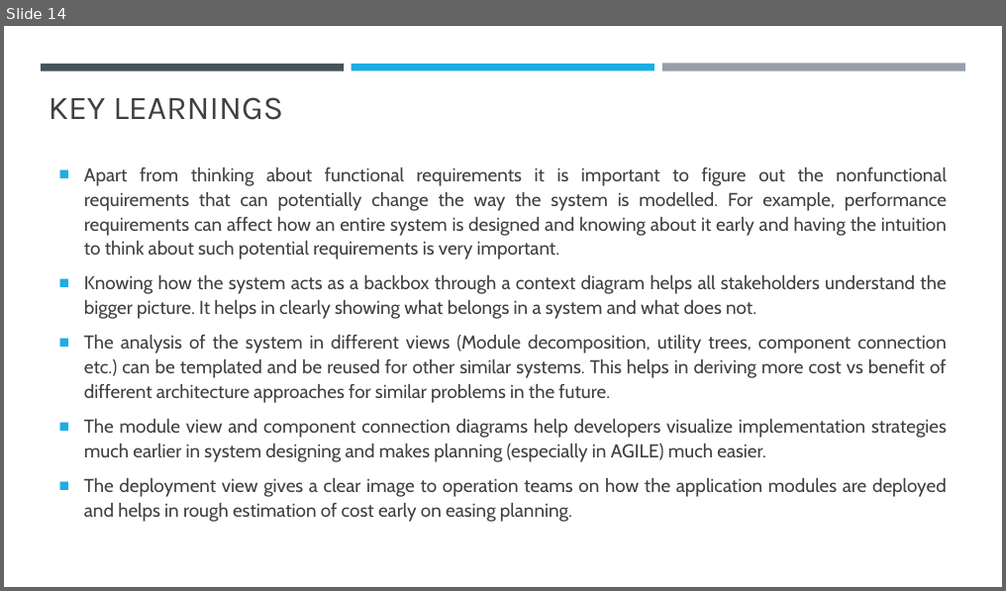
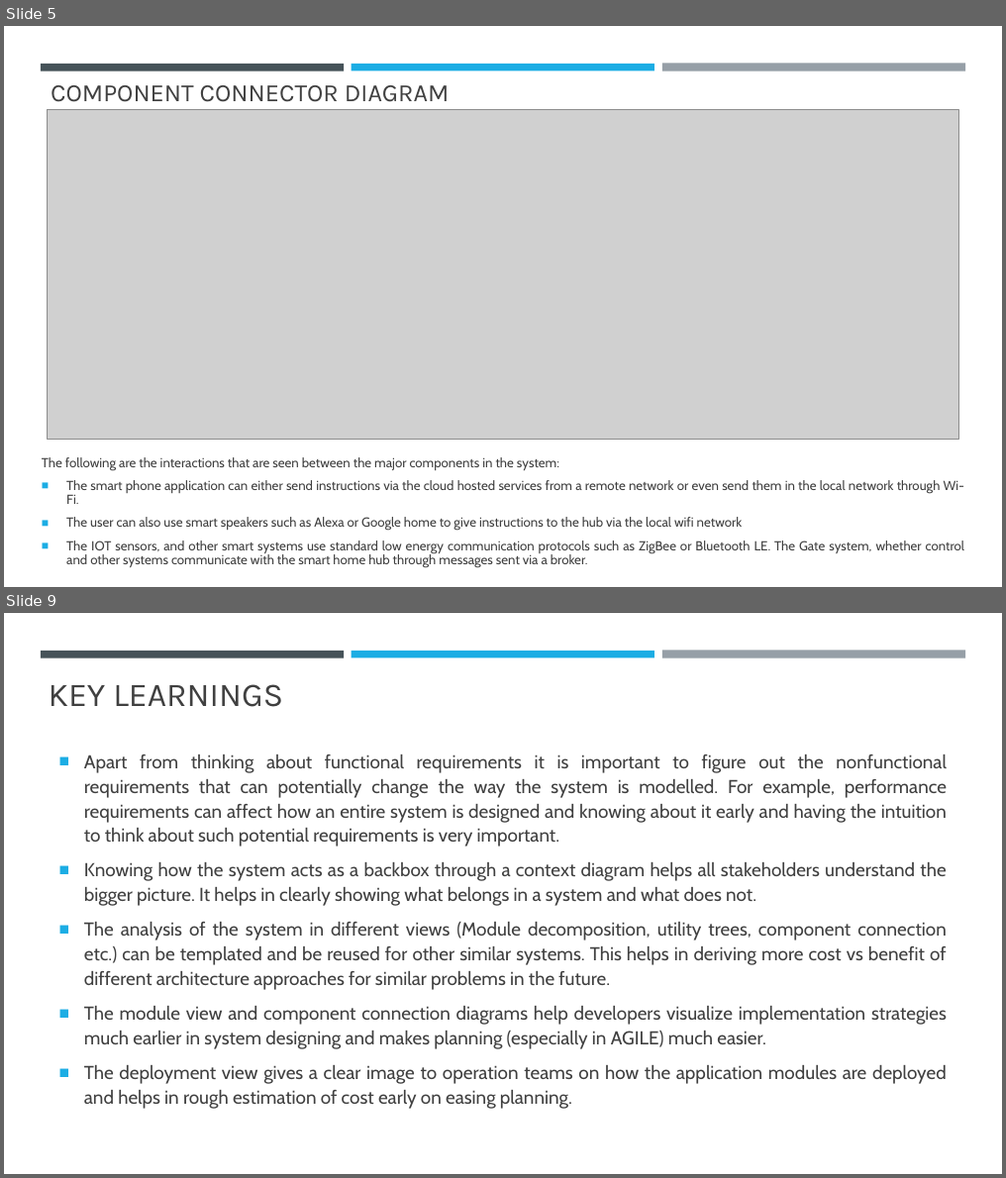
Before and after one commit to Akhilsudh/BITS-Assignment, a slide deck: Semester 2/Software Architecture/Assignment 2/SA-Assignment-2021MT12054.pptx. Shown one above the other, each under a label of ours: slide 14 before the commit, slides 5 and 9 after it; the slides between them are not shown. The pictures are 1006x591 and 1006x1178 pixels, drawn with LibreOffice and Linux fonts; fonts in the diff are those of the drawing; grey boxes stand for pictures. Boxes give left, top, right and bottom in pixels: in the first picture for what was removed or moved away, otherwise in the second. Text is boxed around its words. In the diff, an @@ line names an element or a change of style, - is before the commit and + after.

```diff
--- a/Semester 2/Software Architecture/Assignment 2/SA-Assignment-2021MT12054.pptx
+++ b/Semester 2/Software Architecture/Assignment 2/SA-Assignment-2021MT12054.pptx
@@ slide 5 added at [4,26,1002,587], background #FFFFFF; not listed: 3 template elements that a slide beside it also shows @@
@@ picture added at [48,110,959,439] @@
@@ title added at [51,85,450,102], 24 pt, text #404040 @@
+COMPONENT CONNECTOR DIAGRAM
@@ text added at [42,458,964,569], 12.6 pt, text #404040 @@
+The following are the interactions that are seen between the major components in the system:
+■ The smart phone application can either send instructions via the cloud hosted services from a remote network or even send them in the local network through Wi-Fi.
+■ The user can also use smart speakers such as Alexa or Google home to give instructions to the hub via the local wifi network
+■ The IOT sensors, and other smart systems use standard low energy communication protocols such as ZigBee or Bluetooth LE. The Gate system, whether control and other systems communicate with the smart home hub through messages sent via a broker.
@@ what was slide 14 is now slide 9 @@
```
Also in this commit, not shown: 3 slides changed, 4 other slides added, 10 slides removed, 9 other files.
